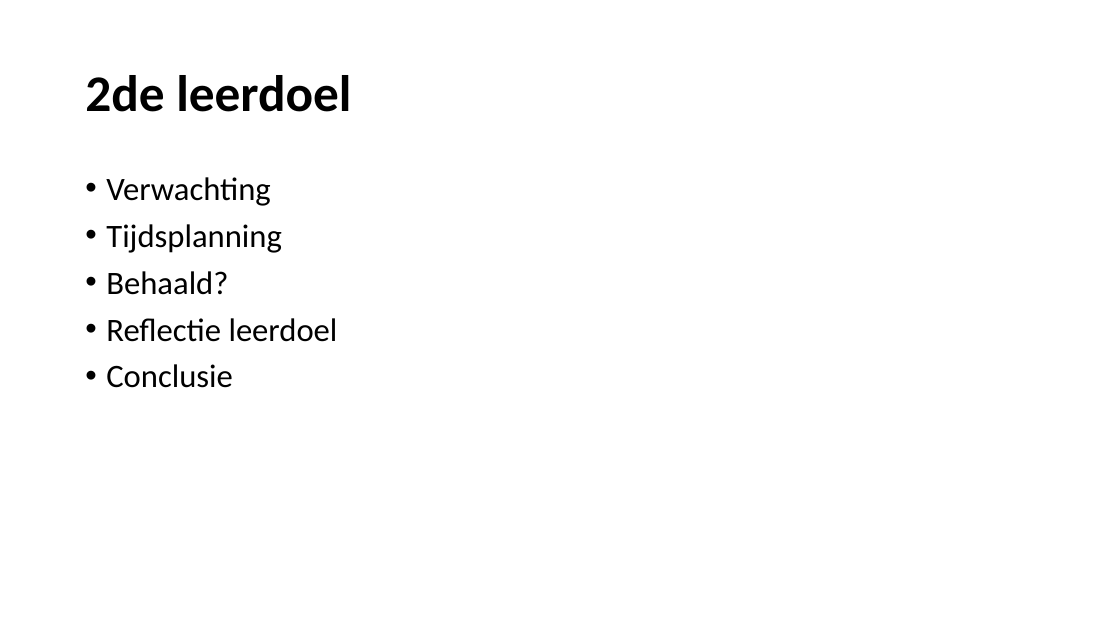
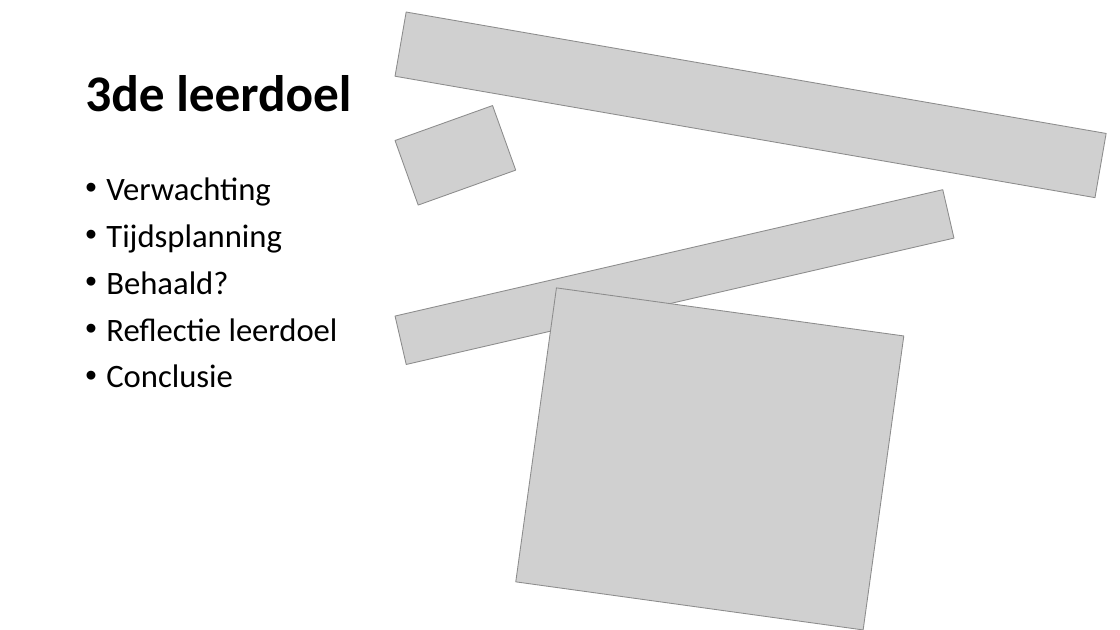
Before and after one commit to DaanoontjeGaming/Verdieping-Software, a slide deck: slide 6 of Presentatie Keuzedeel.pptx (slide 5 before the commit). Drawn at 1120x630 pixels with LibreOffice and Linux fonts; fonts in the diff are those of the drawing; grey boxes stand for pictures. Boxes give left, top, right and bottom in pixels: in the first picture for what was removed or moved away, otherwise in the second. Text is boxed around its words. In the diff, an @@ line names an element or a change of style, - is before the commit and + after.

```diff
--- a/Presentatie Keuzedeel.pptx
+++ b/Presentatie Keuzedeel.pptx
@@ picture added at (x1=395, y1=12, x2=1107, y2=198) @@
@@ title at (x1=85, y1=75, x2=351, y2=112): text changed @@
-2de leerdoel
+3de leerdoel
@@ picture added at (x1=395, y1=106, x2=515, y2=205) @@
@@ picture added at (x1=395, y1=189, x2=954, y2=364) @@
@@ picture added at (x1=516, y1=288, x2=904, y2=630) @@
```
Also in this commit, not shown: 5 other slides changed, 8 other files.
